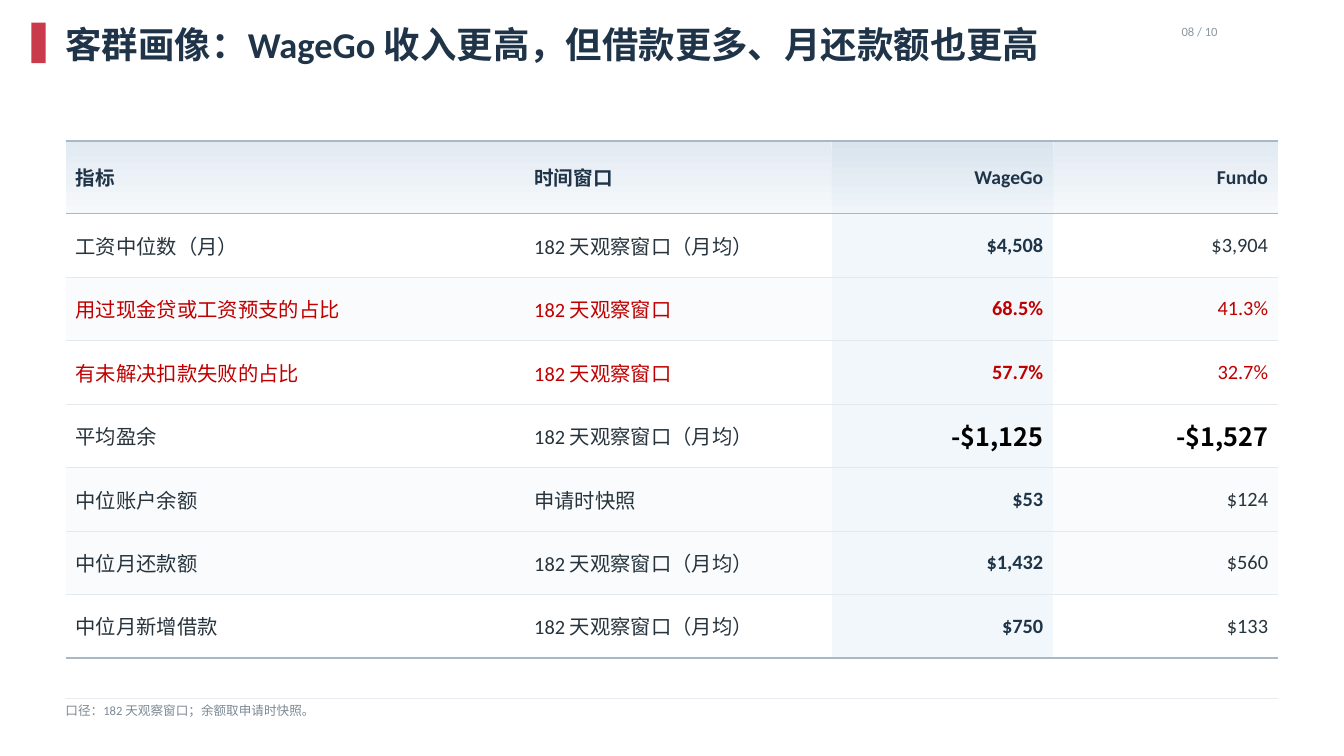
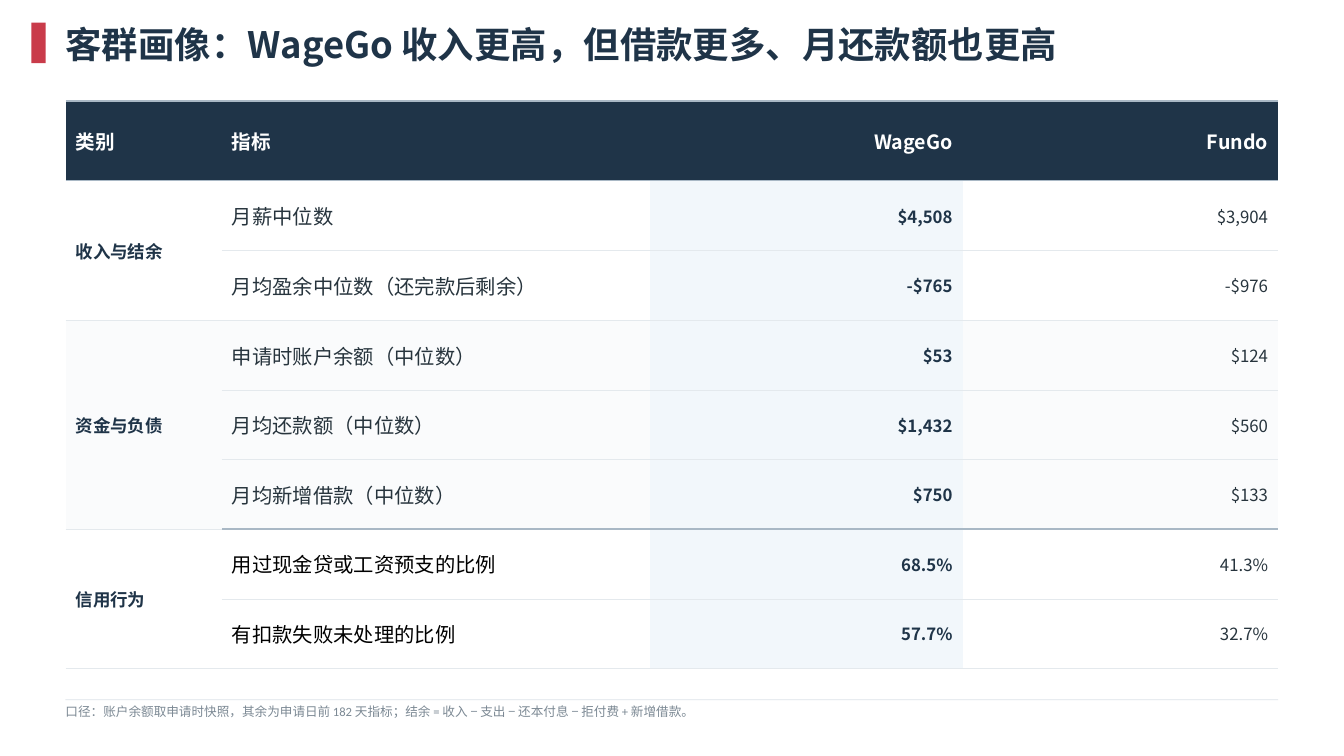
Before and after one commit to EliamZhang/Nov-MBR, a slide deck: slide 5 of model part_优化版_v2.pptx. Drawn at 1344x756 pixels with LibreOffice and Linux fonts; fonts in the diff are those of the drawing; background and template pictures are left out. Boxes give left, top, right and bottom in pixels: in the first picture for what was removed or moved away, otherwise in the second. Text is boxed around its words. In the diff, an @@ line names an element or a change of style, - is before the commit and + after.

Commit message:
Revise deck copy and tables: tweak Fundo titles, round maturity to 100%, restructure OOT and profile tables

```diff
--- a/model part_优化版_v2.pptx
+++ b/model part_优化版_v2.pptx
@@ text "客群画像：WageGo 收入更高，但借款更多、月还款额也更高" at bbox=[65, 26, 1057, 67]: font Calibri to Noto Sans CJK SC @@
@@ text removed at bbox=[1182, 27, 1218, 36] @@
-08 / 10
@@ table at bbox=[66, 101, 1278, 668] @@
-row 1, column 1: 指标
+row 1, column 1: 类别
-row 1, column 2: 时间窗口
+row 1, column 2: 指标
-row 2, column 1: 工资中位数（月）
+row 2, column 1: 收入与结余
-row 2, column 2: 182 天观察窗口（月均）
+row 2, column 2: 月薪中位数
-row 3: 用过现金贷或工资预支的占比 | 182 天观察窗口 | 68.5% | 41.3%
+row 3:  | 月均盈余中位数（还完款后剩余） | -$765 | -$976
-row 4: 有未解决扣款失败的占比 | 182 天观察窗口 | 57.7% | 32.7%
+row 4: 资金与负债 | 申请时账户余额（中位数） | $53 | $124
-row 5: 平均盈余 | 182 天观察窗口（月均） | -$1,125 | -$1,527
+row 5:  | 月均还款额（中位数） | $1,432 | $560
-row 6: 中位账户余额 | 申请时快照 | $53 | $124
+row 6:  | 月均新增借款（中位数） | $750 | $133
-row 7: 中位月还款额 | 182 天观察窗口（月均） | $1,432 | $560
+row 7: 信用行为 | 用过现金贷或工资预支的比例 | 68.5% | 41.3%
-row 8: 中位月新增借款 | 182 天观察窗口（月均） | $750 | $133
+row 8:  | 有扣款失败未处理的比例 | 57.7% | 32.7%
@@ fill gradient #E2EAF2 to #F6F9FB to #1F3448 in 3 cells @@
@@ fill gradient #D9E4EE to #EFF5F9 to #1F3448 in row 1, column 3 @@
@@ fill #FAFBFC to #FFFFFF in 5 cells @@
@@ fill #FFFFFF to #FAFBFC in 5 cells @@
@@ font Calibri to Noto Sans CJK SC in "WageGo", "Fundo", "$4,508", "$3,904" @@
@@ text colour #1F3448 to #FFFFFF in "WageGo", "Fundo" @@
@@ size 14.5 to 12 pt in "$4,508", "$3,904" @@
@@ borders changed @@
@@ table: place and size @@
-table at bbox=[66, 141, 1278, 658]
+table at bbox=[66, 101, 1278, 668]
@@ text at bbox=[65, 705, 694, 718]: text changed @@
-口径：182 天观察窗口；余额取申请时快照。
+口径：账户余额取申请时快照，其余为申请日前 182 天指标；结余 = 收入 − 支出 − 还本付息 − 拒付费 + 新增借款。
```
Also in this commit, not shown: 5 other slides changed.
